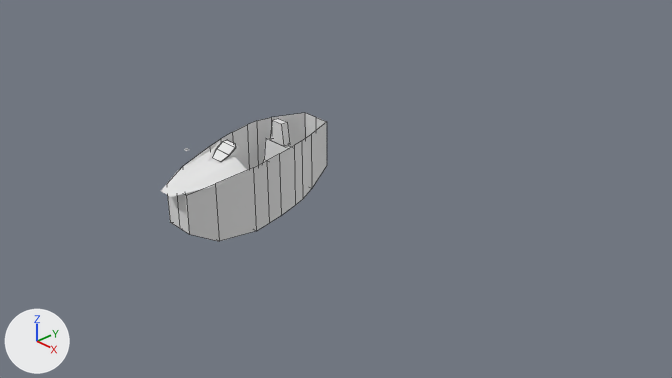
What one commit did to the Blender file InginirkaTank.blend.
Camera for both pictures: the file's camera 'Camera'. The lights are fixed; the arrows at lower left show +X, +Y and +Z. Mesh edges are drawn as thin lines on the coarser meshes.

Before the edit, the objects in view are built like this:
```python
me_cube_035 = bpy.data.meshes.new('Cube.035')
me_cube_035.from_pydata(...)  # 265 vertices, 186 faces, 1 loose edge; spans x -0.4..0.4, y -0.58..0.93, z -0.68..0.14
me_cube_035.polygons.foreach_set('use_smooth', [True] * 186)
# faces by material slot: [84, 102]
me_cube_035.materials.append(mat_material_025)  # white #e7e7e7
me_cube_035.materials.append(mat_material_026)  # white #e7e7e7
me_cube_036 = bpy.data.meshes.new('Cube.036')
me_cube_036.from_pydata(...)  # 29 vertices, 18 faces; spans x 0.0..0.4, y -0.97..0.97, z -0.48..0.38
me_cube_036.polygons.foreach_set('use_smooth', [True] * 18)
me_cube_040 = bpy.data.meshes.new('Cube.040')
me_cube_040.from_pydata(...)  # 28 vertices, 22 faces; spans x -0.2..0.2, y -0.15..0.422, z -0.086..0.773
me_cube_071 = bpy.data.meshes.new('Cube.071')
me_cube_071.from_pydata(...)  # 128 vertices, 120 faces; spans x -0.0486..0.0486, y -0.0486..0.0486, z -0.0067..0.0127
ob_clock = bpy.data.objects.new('CLock', me_cube_071)
ob_clock.location = (-0.759, -1.575, 0.689)
ob_clock.scale = (0.44, 0.44, 0.44)
ob_fotel = bpy.data.objects.new('Fotel', me_cube_040)
ob_fotel.location = (0.0, -1.192, 0.276)
ob_interior = bpy.data.objects.new('Interior', me_cube_036)
ob_interior.location = (0.0, -1.273, 0.57)
_m = ob_interior.modifiers.new('Mirror', 'MIRROR')
_m.use_clip = True
ob_panel = bpy.data.objects.new('Panel', me_cube_035)
ob_panel.location = (0.0, -1.788, 0.76)
```
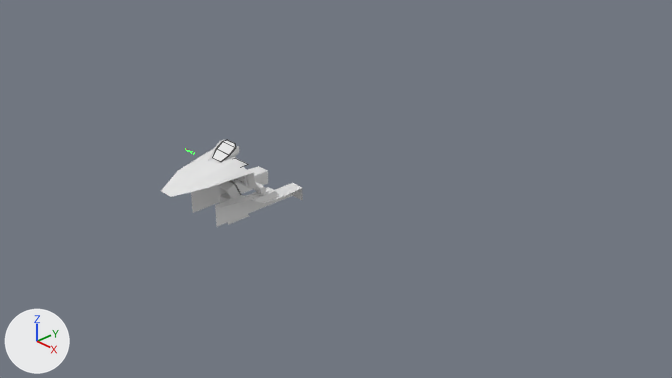
The change, as JSON lines over the scene's bpy script:
```json
{"op": "add", "block": "ob_clock", "code": "ob_clock.hide_render = True"}
{"op": "add", "block": "ob_fotel", "code": "ob_fotel.hide_set(True)  # its collection is switched off"}
{"op": "add", "block": "ob_interior", "code": "ob_interior.hide_set(True)  # its collection is switched off"}
```

Where the change shows, as pixel boxes [x1, y1, x2, y2] in the pictures (672 x 378 px):
```json
{"object": "Interior", "change": "hidden", "before": [168, 113, 327, 241]}
{"object": "Fotel", "change": "hidden", "before": [263, 119, 291, 163]}
{"object": "Panel", "change": "unchanged, uncovered by the edit", "before": [161, 150, 303, 201], "after": [161, 150, 303, 226]}
```
